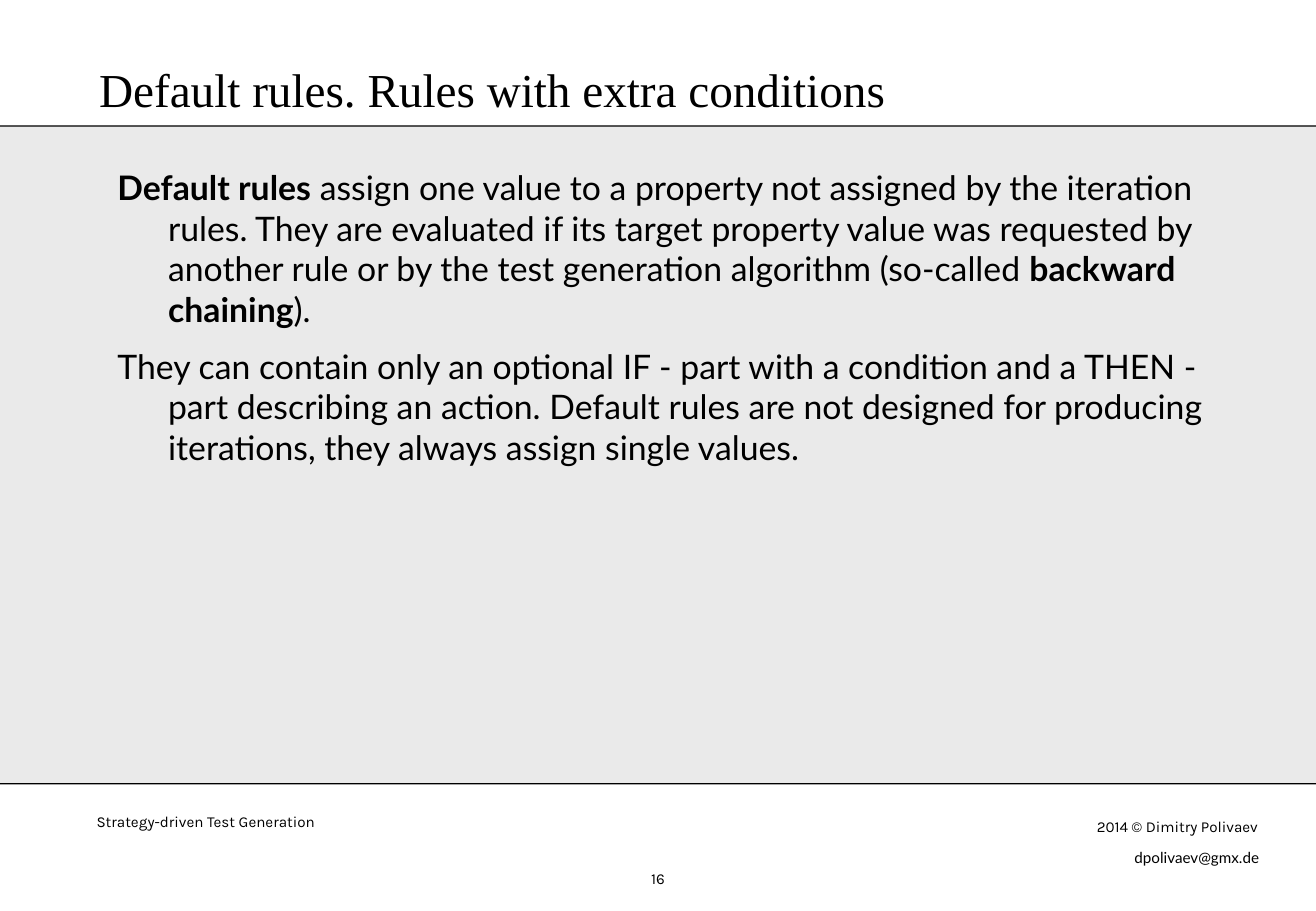
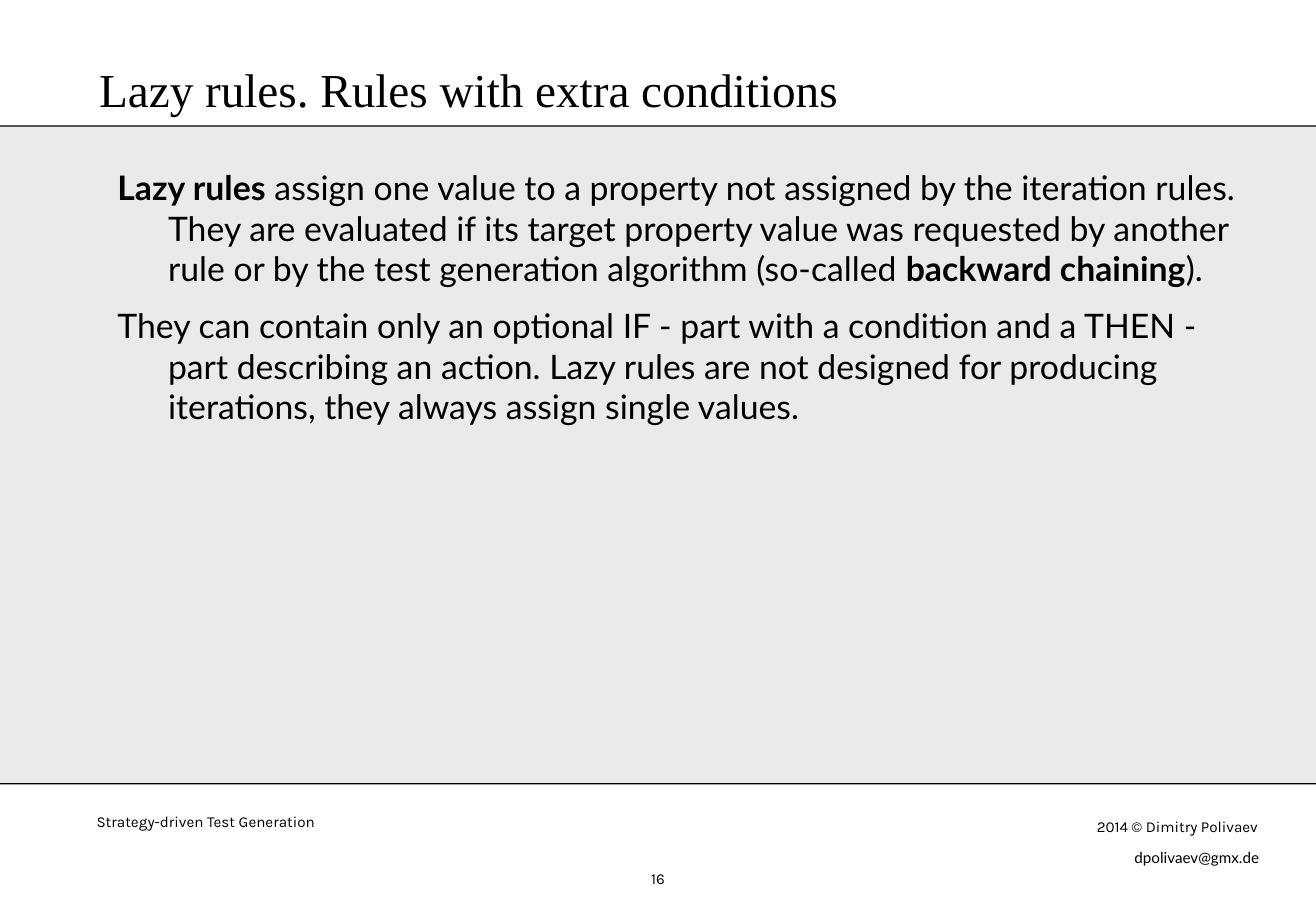
Before and after one commit to dpolivaev/test-generation, a slide deck: slide 16 of doc/StrategyDrivenTestGeneration.odp. Drawn at 1316x911 pixels with LibreOffice and Linux fonts; fonts in the diff are those of the drawing. Boxes give left, top, right and bottom in pixels: in the first picture for what was removed or moved away, otherwise in the second. Text is boxed around its words. In the diff, an @@ line names an element or a change of style, - is before the commit and + after.

Commit message:
use keyword "lazy" instead of "default" for rules in presentations

```diff
--- a/doc/StrategyDrivenTestGeneration.odp
+++ b/doc/StrategyDrivenTestGeneration.odp
@@ title at box(99, 74, 837, 116): text changed @@
-Default rules. Rules with extra conditions
+Lazy rules. Rules with extra conditions
@@ text at box(117, 175, 1235, 425): text changed @@
-Default rules assign one value to a property not assigned by the iteration rules. They are evaluated if its target property value was requested by another rule or by the test generation algorithm (so-called backward chaining).
-They can contain only an optional IF - part with a condition and a THEN - part describing an action. Default rules are not designed for producing iterations, they always assign single values.
+Lazy rules assign one value to a property not assigned by the iteration rules. They are evaluated if its target property value was requested by another rule or by the test generation algorithm (so-called backward chaining).
+They can contain only an optional IF - part with a condition and a THEN - part describing an action. Lazy rules are not designed for producing iterations, they always assign single values.
```
Also in this commit, not shown: 1 other slide changed, 1 other file.
